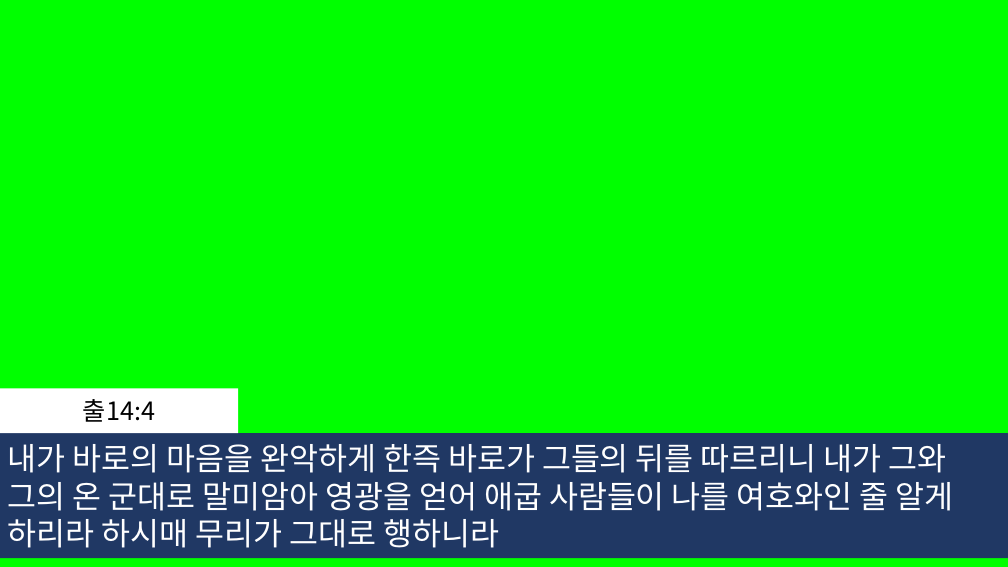
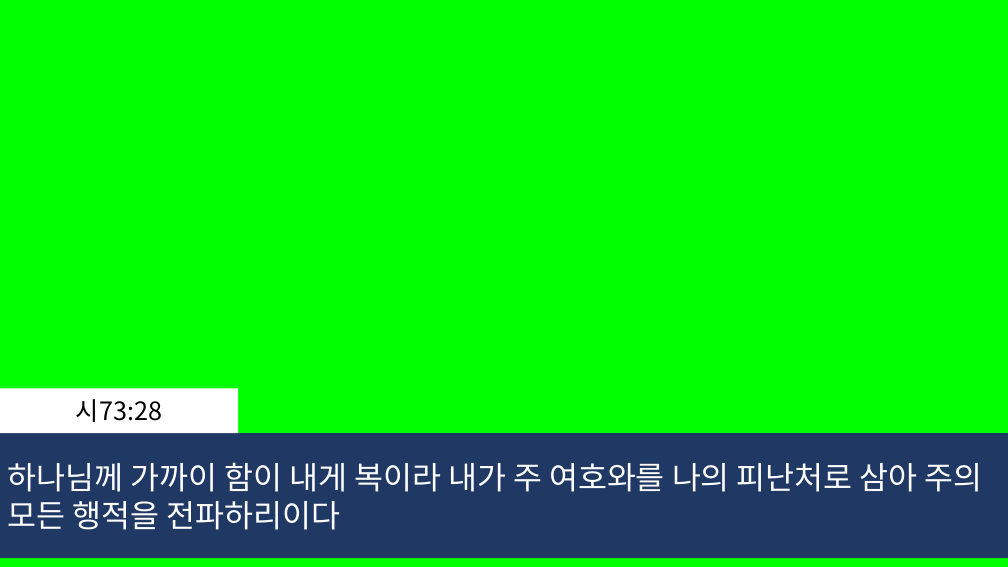
Before and after one commit to whizsavvy/evergreen_church, a slide deck: slide 102 of 2026-03-14_늘푸른교회_.pptx. Drawn at 1008x567 pixels with LibreOffice and Linux fonts; fonts in the diff are those of the drawing. Boxes give left, top, right and bottom in pixels: in the first picture for what was removed or moved away, otherwise in the second. Text is boxed around its words. In the diff, an @@ line names an element or a change of style, - is before the commit and + after.

```diff
--- a/2026-03-14_늘푸른교회_.pptx
+++ b/2026-03-14_늘푸른교회_.pptx
@@ text in rectangle at (76,399,162,422): text changed @@
-출14:4
+시73:28
@@ text in rectangle at (7,462,983,530): text changed @@
-내가 바로의 마음을 완악하게 한즉 바로가 그들의 뒤를 따르리니 내가 그와
-그의 온 군대로 말미암아 영광을 얻어 애굽 사람들이 나를 여호와인 줄 알게
-하리라 하시매 무리가 그대로 행하니라
+하나님께 가까이 함이 내게 복이라 내가 주 여호와를 나의 피난처로 삼아 주의
+모든 행적을 전파하리이다
```
Also in this commit, not shown: 13 other slides changed, 9 slides added, 7 slides removed.
